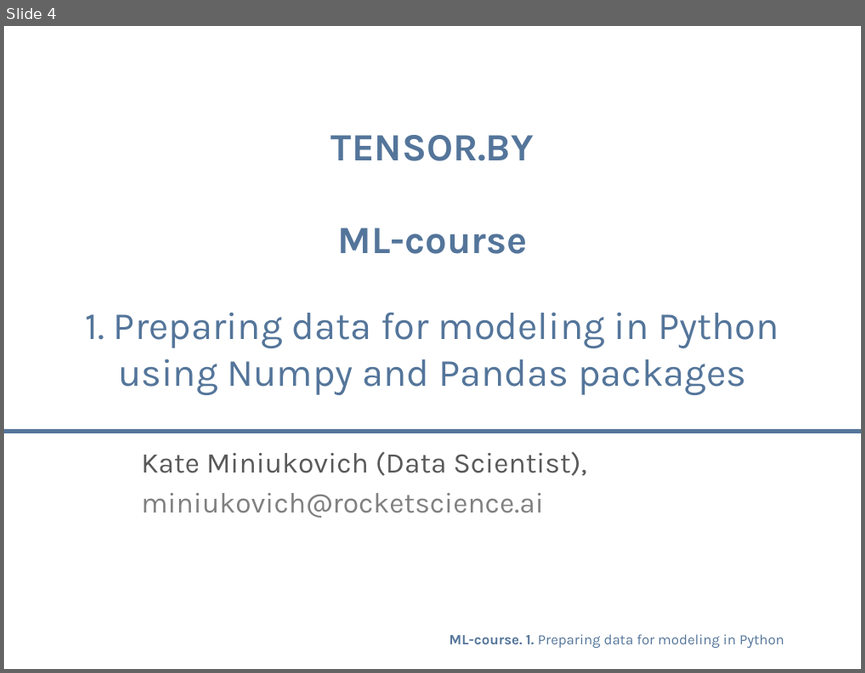
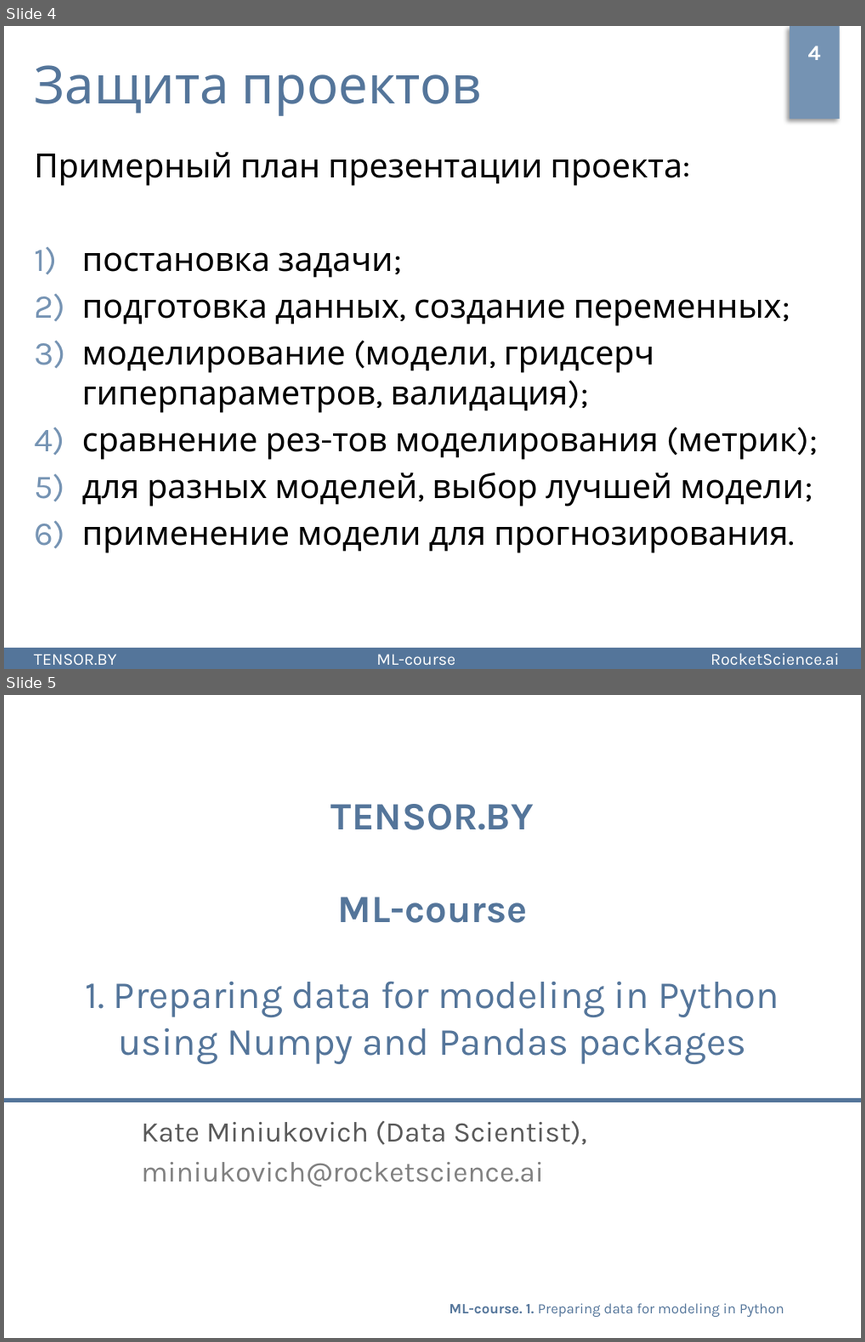
Before and after one commit to rjaffk/tensorby, a slide deck: lecture_introduction/presentation/lecture_introduction.pptx. Shown one above the other, each under a label of ours: slide 4 before the commit, slides 4 and 5 after it. The pictures are 865x673 and 865x1342 pixels, drawn with LibreOffice and Linux fonts; fonts in the diff are those of the drawing; background and template pictures are left out. Boxes give left, top, right and bottom in pixels: in the first picture for what was removed or moved away, otherwise in the second. Text is boxed around its words. In the diff, an @@ line names an element or a change of style, - is before the commit and + after.

```diff
--- a/lecture_introduction/presentation/lecture_introduction.pptx
+++ b/lecture_introduction/presentation/lecture_introduction.pptx
@@ slide 4 added at [4,26,861,669], background #FFFFFF @@
@@ rectangle added at [789,26,840,119], fill #7593B3 @@
@@ page number added at [808,46,821,60], 18 pt, text #FFFFFF, bold @@
+4
@@ title added at [34,65,482,116], 44 pt, text #54759A @@
+Защита проектов
@@ text added at [34,152,804,553], 28 pt, text #000000 @@
+Примерный план презентации проекта:
+1) постановка задачи;
+2) подготовка данных, создание переменных;
+3) моделирование (модели, гридсерч гиперпараметров, валидация);
+4) сравнение рез-тов моделирования (метрик);
+5) для разных моделей, выбор лучшей модели;
+6) применение модели для прогнозирования.
@@ rectangle added at [4,647,861,669], fill #54759A, 14 pt, text #FFFFFF @@
+RocketScience.ai
@@ text added at [34,653,455,664], 14 pt, text #FFFFFF @@
+TENSOR.BY ML-course
@@ what was slide 4 is now slide 5 @@
```
Also in this commit, not shown: 8 slides changed, 3 other files.
